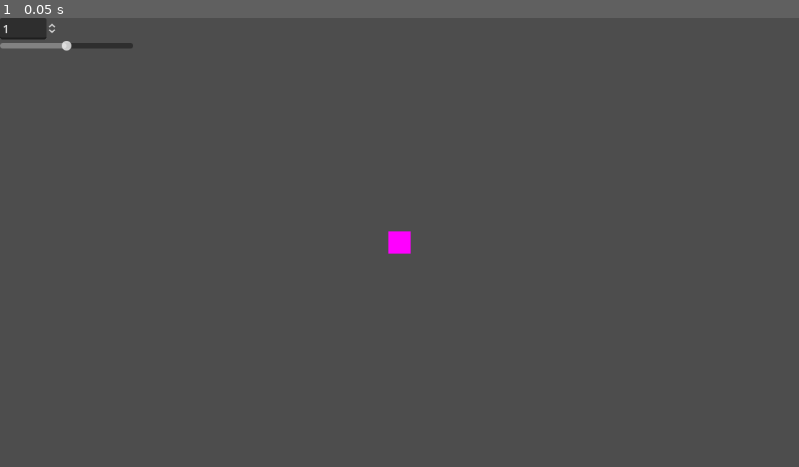
Above: before the commit, frame 1.
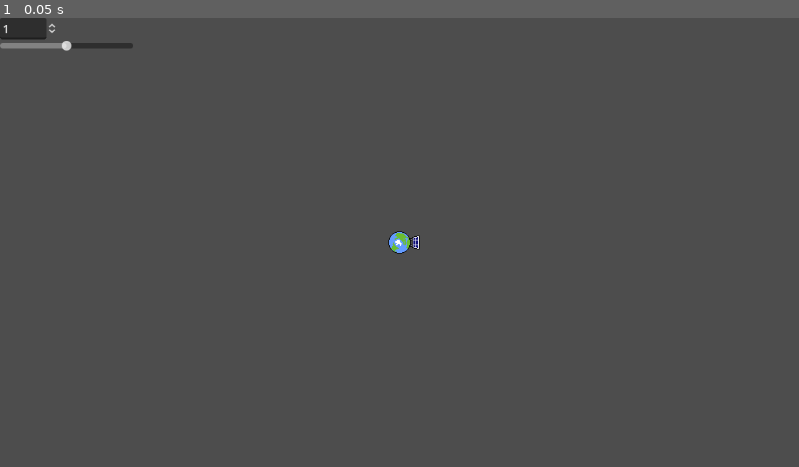
Above: after the commit, the same moment.

Repository: Vikezor/balanced-light
Game: Godot game, scene res://view/view.tscn
The game is run twice, just before and just after one commit, with the same random seed, the same clock (stepped at 60 frames per second) and the same inputs.
Inputs:
- Up to frame 1 (0.05 s): no input

The runs differ from the first frame. In frame 1, 0.2% of the frame differs, in the area x 48-53%, y 47-53%.

Commit message:
give earth a texture

Diff:
--- /dev/null
+++ b/earth/earth.tres
@@ -0,0 +1,7 @@
+[gd_resource type="AtlasTexture" load_steps=2 format=3 uid="uid://yxkm4o813bik"]
+
+[ext_resource type="Texture2D" uid="uid://b6gtna0a3wumj" path="res://earth/earth.png" id="1_j0ww8"]
+
+[resource]
+atlas = ExtResource("1_j0ww8")
+region = Rect2(0, 0, 58, 58)
--- a/earth/earth.tscn
+++ b/earth/earth.tscn
@@ -1,10 +1,9 @@
 [gd_scene load_steps=3 format=3 uid="uid://bh4w07tra8k0q"]
 
+[ext_resource type="Texture2D" uid="uid://yxkm4o813bik" path="res://earth/earth.tres" id="1_akn4t"]
 [ext_resource type="Script" path="res://earth/earth.gd" id="1_kfjld"]
 
-[sub_resource type="PlaceholderTexture2D" id="PlaceholderTexture2D_mcl7q"]
-size = Vector2(32, 32)
-
 [node name="Earth" type="Sprite2D"]
-texture = SubResource("PlaceholderTexture2D_mcl7q")
+texture_filter = 3
+texture = ExtResource("1_akn4t")
 script = ExtResource("1_kfjld")
